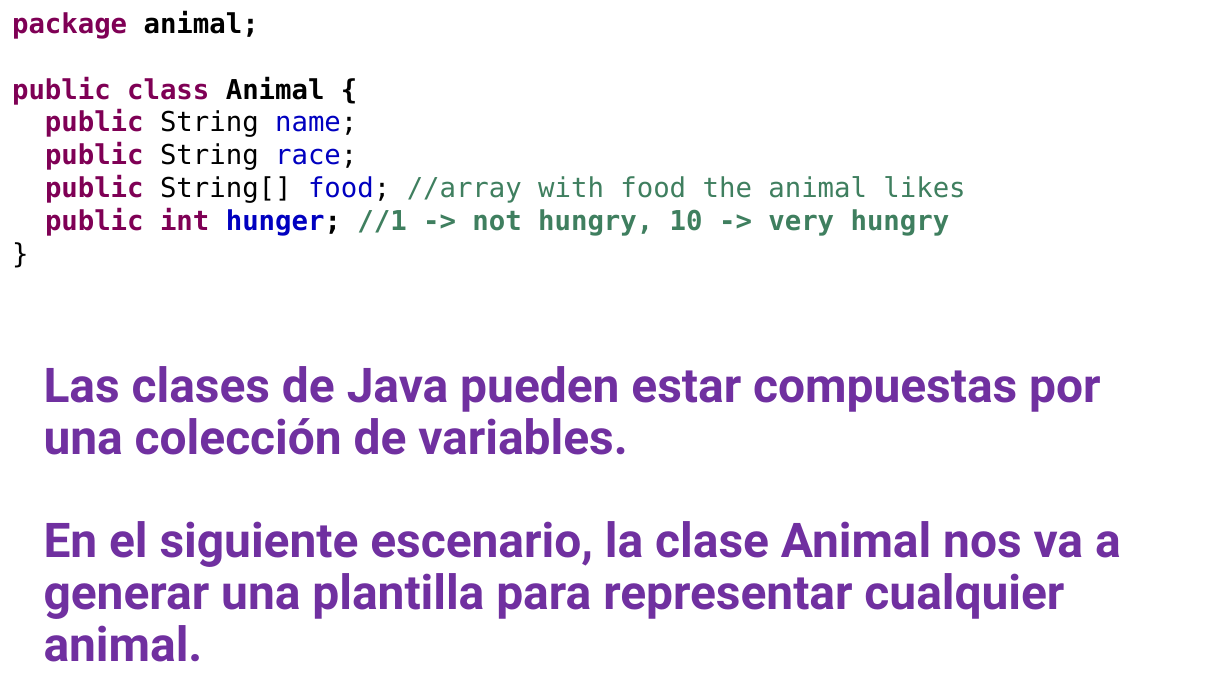
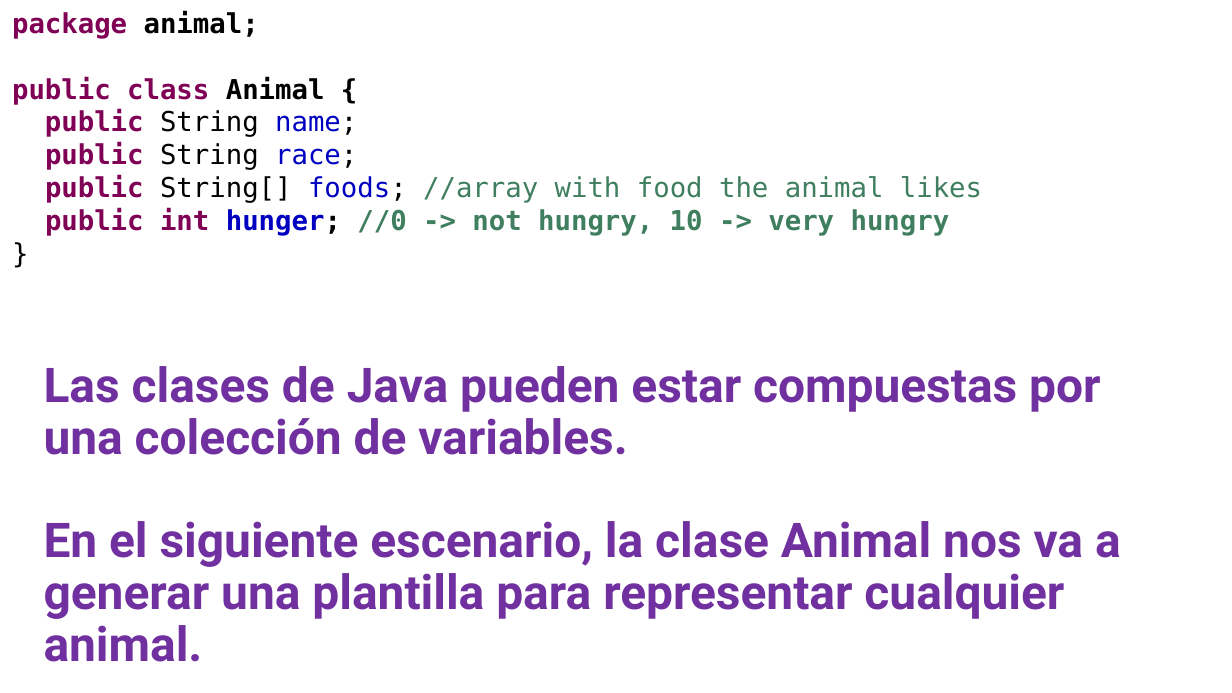
Before and after one commit to OMardil/INFO2, a slide deck: slide 5 of MOD03_Introduccion_a_OOP/01 Presentacion/INFO2_MOD03-Introduccion_a_OOP.pptx. Drawn at 1232x693 pixels with LibreOffice and Linux fonts; fonts in the diff are those of the drawing. Boxes give left, top, right and bottom in pixels: in the first picture for what was removed or moved away, otherwise in the second. Text is boxed around its words. In the diff, an @@ line names an element or a change of style, - is before the commit and + after.

```diff
--- a/MOD03_Introduccion_a_OOP/01 Presentacion/INFO2_MOD03-Introduccion_a_OOP.pptx
+++ b/MOD03_Introduccion_a_OOP/01 Presentacion/INFO2_MOD03-Introduccion_a_OOP.pptx
@@ text at (45, 175, 982, 236): text changed @@
-public String[] food; //array with food the animal likes
-public int hunger; //1 -> not hungry, 10 -> very hungry
+public String[] foods; //array with food the animal likes
+public int hunger; //0 -> not hungry, 10 -> very hungry
```
Also in this commit, not shown: 4 other slides changed, 4 slides added, 10 other files.
